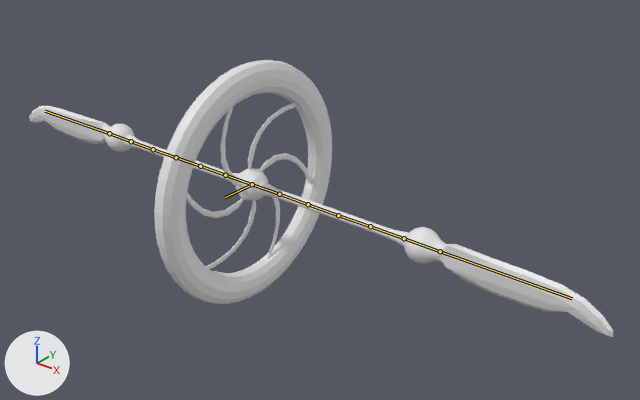
Two versions of the Blender file Assets/PlayerControl/Wheel/wheel.blend, one commit apart.
Before and after are seen from a 50 mm camera at (5.08, -5.36, 3.41) aimed at (0.52, 0.34, -0.13). Every picture has the same lights, and +X, +Y and +Z are marked at lower left. The bones that bend it are drawn over the model as lines.
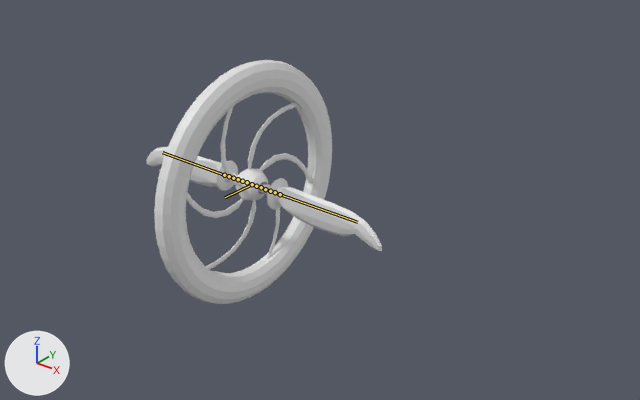
The newer file adds an action. The first version stands in its rest pose; the second is drawn at frame 0 of the action 'ArmsIn'.

The edits, one by one:
Bone 'Arm1.L' (bone_arm1_l) is rescaled from (1.0, 1.0, 1.0) to (1.0, 0.17, 1.0).
Bone 'Claw.L' (bone_claw_l) is rescaled from (1.0, 1.0, 1.0) to (1.0, 4.54, 1.0).
Bone 'Arm1.R' (bone_arm1_r) is rescaled from (1.0, 1.0, 1.0) to (1.0, 0.17, 1.0).
Bone 'Claw.R' (bone_claw_r) is rescaled from (1.0, 1.0, 1.0) to (1.0, 4.54, 1.0).

Changed parts and their boxes (x1, y1, x2, y2) in the pictures (640 x 400 px):
'Torus.002', posed (60% narrower, 12% shorter): before (29, 60, 613, 337); after (147, 60, 382, 304)
bone 'Arm1.L', root to tip: before (252, 184) to (279, 194); after (252, 184) to (256, 186)
bone 'Claw.L', root to tip: before (440, 251) to (572, 298); after (280, 194) to (357, 222)
bone 'Arm1.R', root to tip: before (252, 184) to (225, 175); after (252, 184) to (247, 182)
bone 'Claw.R', root to tip: before (109, 133) to (45, 111); after (224, 175) to (162, 152)
